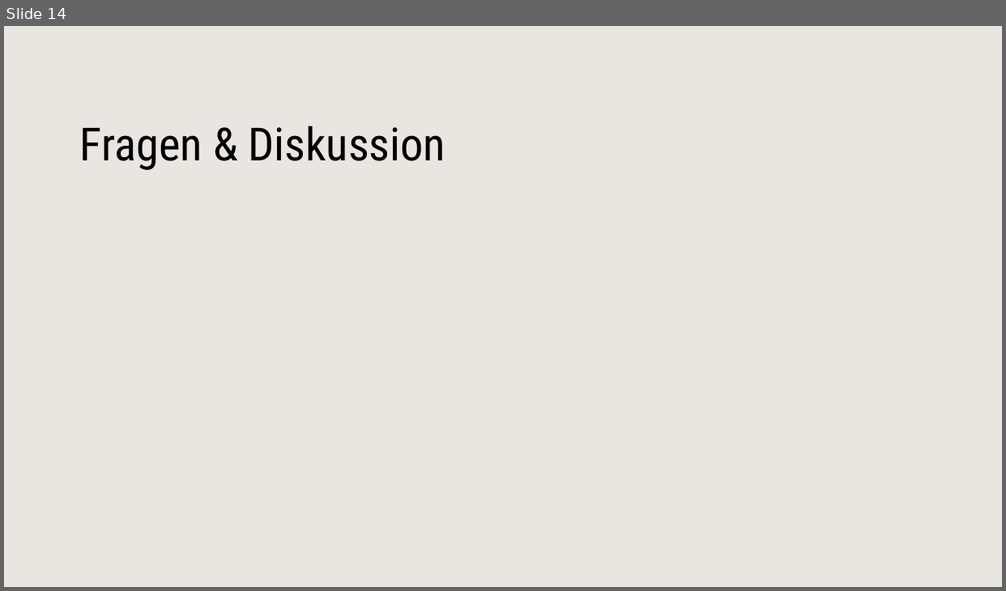
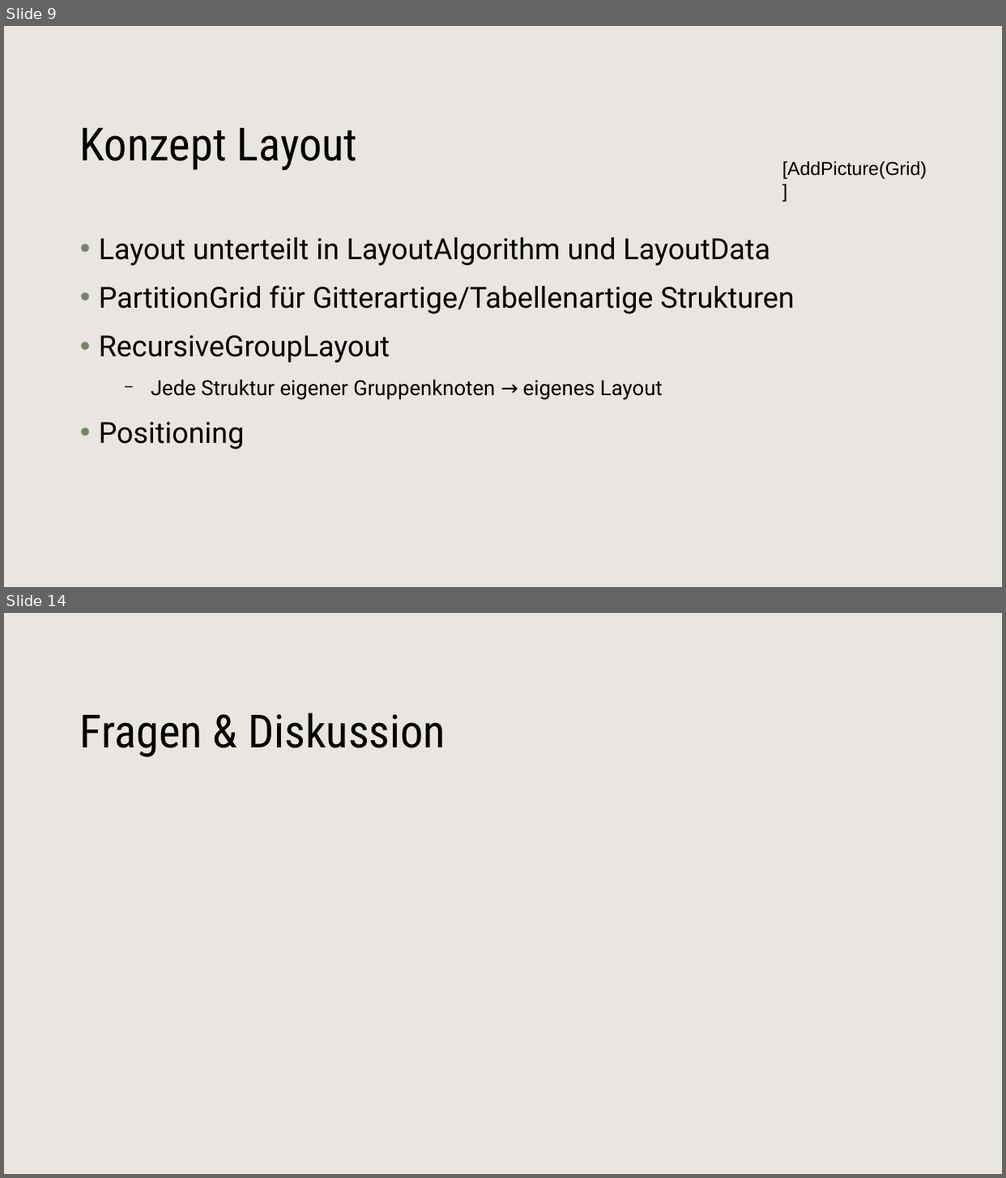
Before and after one commit to ZhRaL/MilitaryIdleGame, a slide deck: Skizzen/verteidigunspräsi.pptx. Shown one above the other, each under a label of ours: slide 14 before the commit, slides 9 and 14 after it; the slides between them are not shown. The pictures are 1006x591 and 1006x1178 pixels, drawn with LibreOffice and Linux fonts; fonts in the diff are those of the drawing; background and template pictures are left out. Boxes give left, top, right and bottom in pixels: in the first picture for what was removed or moved away, otherwise in the second. Text is boxed around its words. In the diff, an @@ line names an element or a change of style, - is before the commit and + after.

```diff
--- a/Skizzen/verteidigunspräsi.pptx
+++ b/Skizzen/verteidigunspräsi.pptx
@@ slide 9 added at (x1=4, y1=26, x2=1002, y2=587), background #FFFFFF; not listed: 1 template element that a slide beside it also shows @@
@@ text added at (x1=80, y1=128, x2=358, y2=170), 44 pt, text #000000 @@
+Konzept Layout
@@ text added at (x1=782, y1=161, x2=927, y2=179), 18 pt, text #000000 @@
+[AddPicture(Grid)]
@@ text added at (x1=99, y1=237, x2=794, y2=450), 28 pt, text #000000 @@
+• Layout unterteilt in LayoutAlgorithm und LayoutData
+• PartitionGrid für Gitterartige/Tabellenartige Strukturen
+• RecursiveGroupLayout
+  − Jede Struktur eigener Gruppenknoten → eigenes Layout
+• Positioning
```
Also in this commit, not shown: 3 slides changed, 9 other slides added, 10 slides removed, 13 other files.
